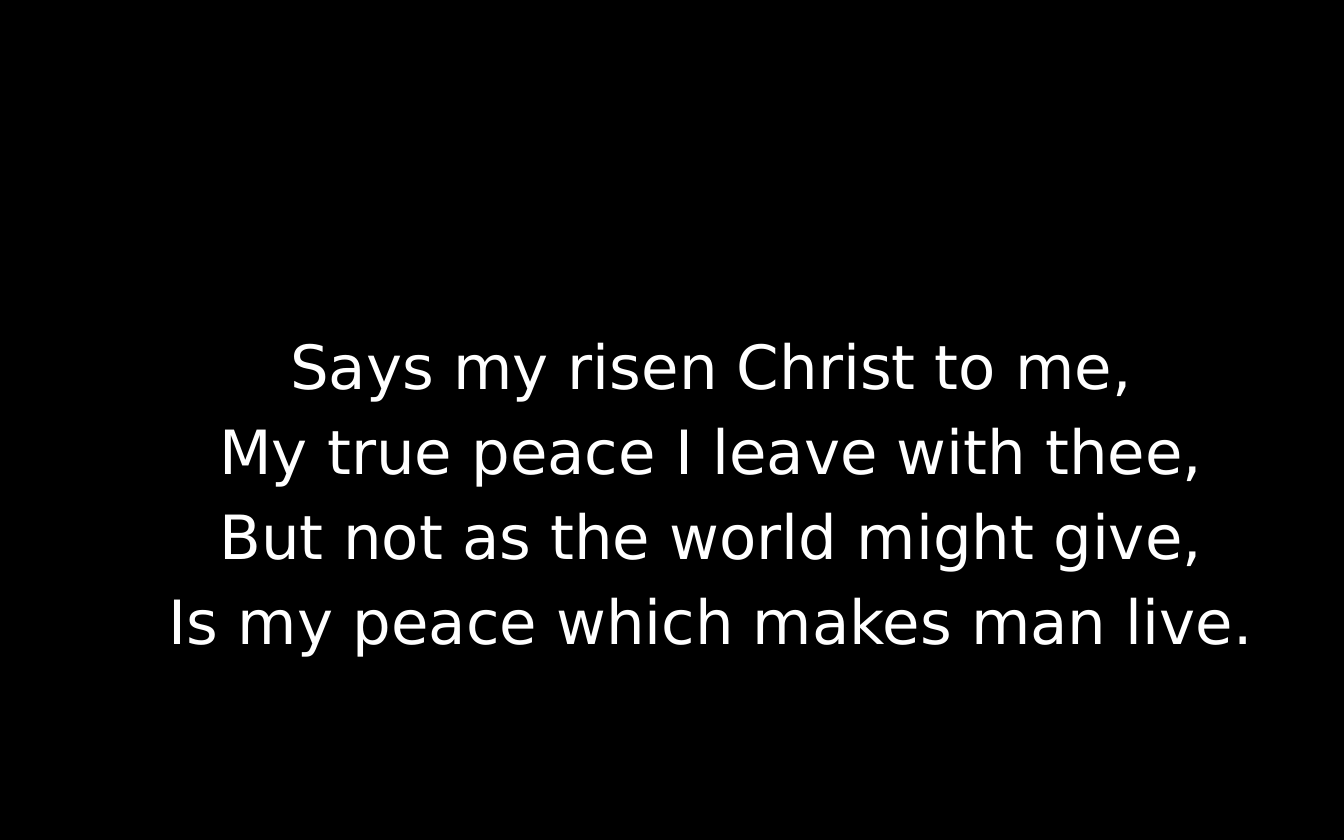
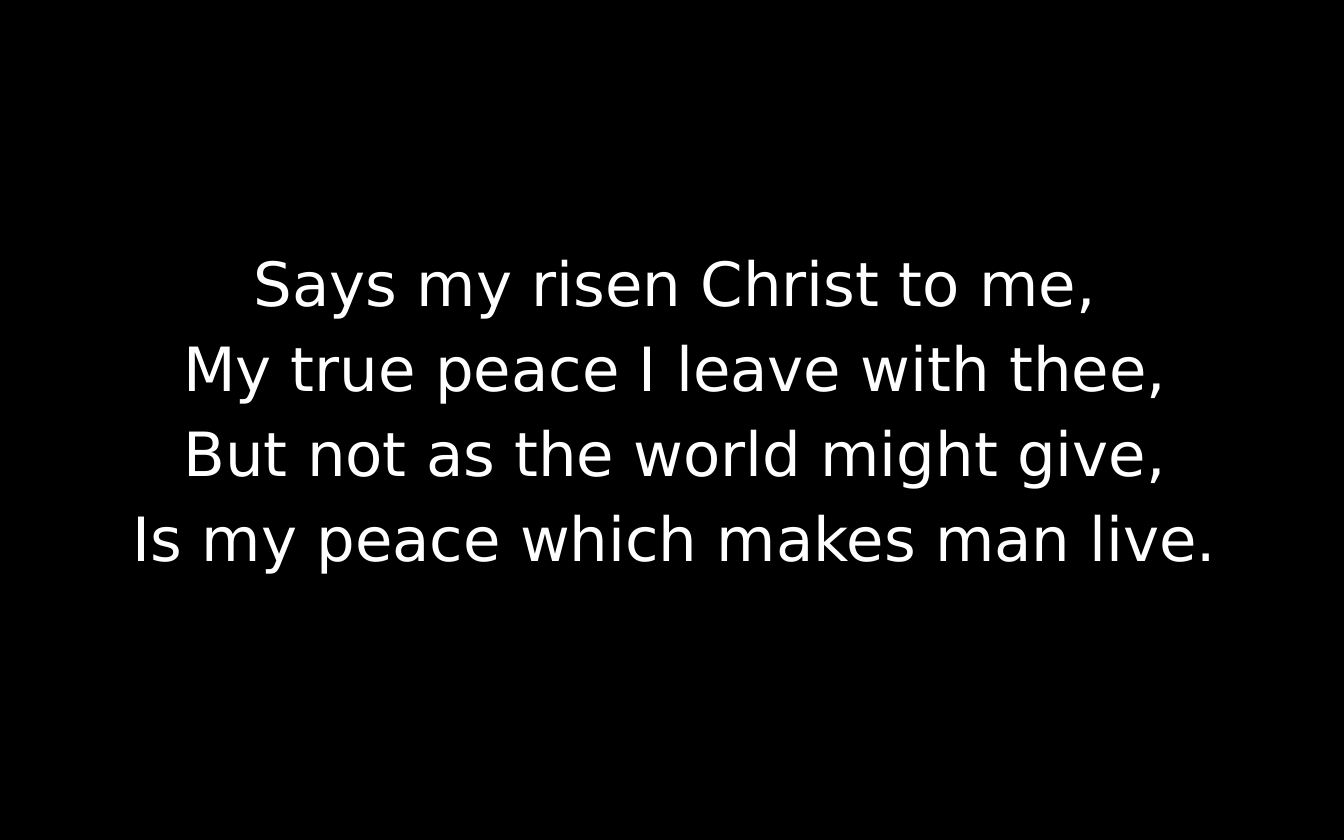
Before and after one commit to irwincoelho/Choir, a slide deck: slide 4 of Individual/PPT/NoOneCanGive.ppt. Drawn at 1344x840 pixels with LibreOffice and Linux fonts; fonts in the diff are those of the drawing. Boxes give left, top, right and bottom in pixels: in the first picture for what was removed or moved away, otherwise in the second. Text is boxed around its words. In the diff, an @@ line names an element or a change of style, - is before the commit and + after.

```diff
--- a/Individual/PPT/NoOneCanGive.ppt
+++ b/Individual/PPT/NoOneCanGive.ppt
@@ text "Says my risen Christ to ...": place and size @@
-text "Says my risen Christ to ..." at box(169, 342, 1253, 656)
+text "Says my risen Christ to ..." at box(133, 259, 1217, 574)
```
Also in this commit, not shown: 4 other slides changed, 33 other files.
